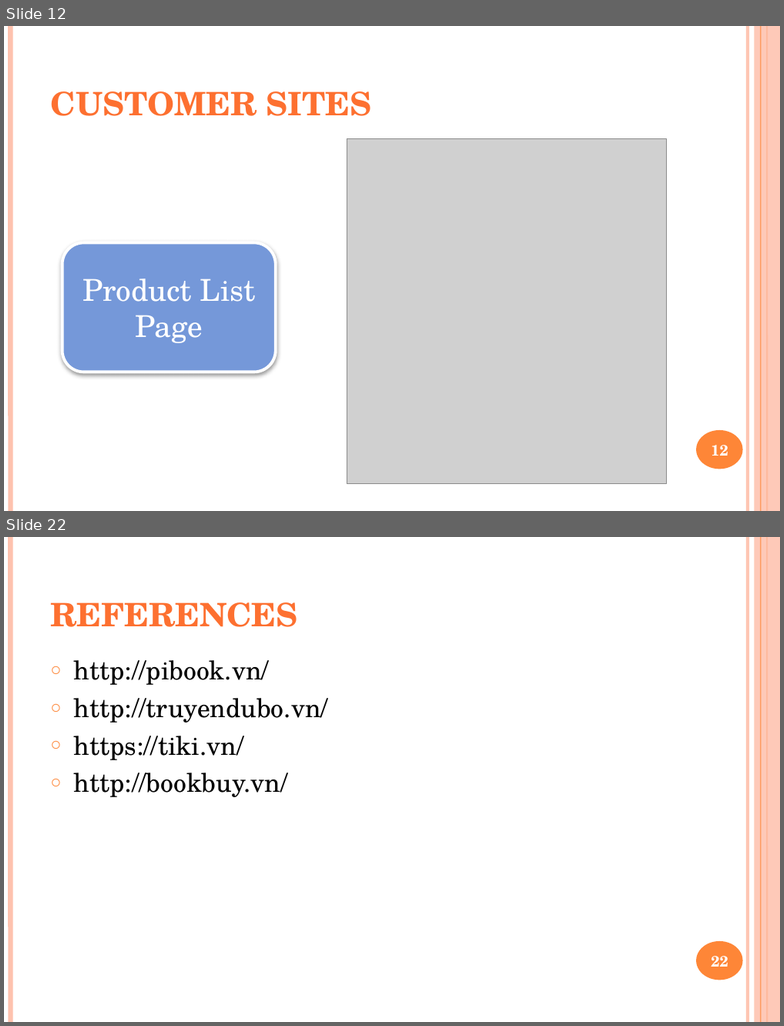
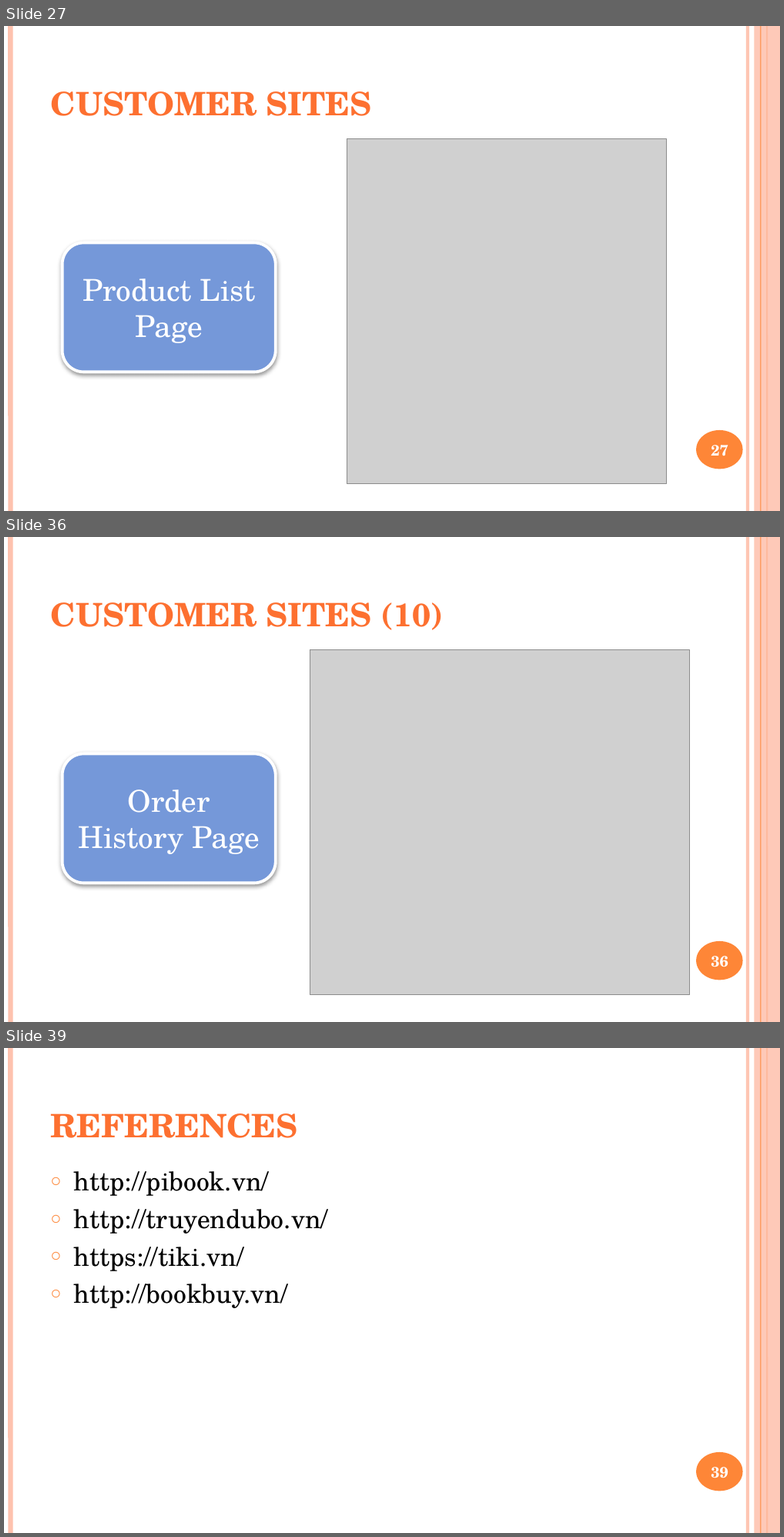
Before and after one commit to yutovsjohan/final_project, a slide deck: document_final/final_project.pptx. Shown one above the other, each under a label of ours: slides 12 and 22 before the commit, slides 27, 36 and 39 after it; the slides between them are not shown. The pictures are 784x1026 and 784x1537 pixels, drawn with LibreOffice and Linux fonts; fonts in the diff are those of the drawing; grey boxes stand for pictures. Boxes give left, top, right and bottom in pixels: in the first picture for what was removed or moved away, otherwise in the second. Text is boxed around its words. In the diff, an @@ line names an element or a change of style, - is before the commit and + after.

```diff
--- a/document_final/final_project.pptx
+++ b/document_final/final_project.pptx
@@ slide 36 added at box(4, 537, 780, 1022), background #FFFFFF; not listed: 6 template elements that a slide beside it also shows @@
@@ title added at box(50, 602, 444, 630), 30 pt, text gradient #FF8D61 to #FE7131 to #EB6A15 to #CB601A to #C75E1A, bold @@
+CUSTOMER SITES (10)
@@ picture added at box(310, 650, 690, 995) @@
@@ rounded rectangle added at box(63, 753, 276, 883), fill #7598D9, outline #FFFFFF 2.75 pt, 28 pt, text #FFFFFF @@
+Order History Page
@@ page number added at box(711, 956, 729, 967), 14 pt, text #FFFFFF, bold @@
+36
@@ what was slide 12 is now slide 27 @@
@@ page number at box(711, 445, 729, 456): text changed @@
-12
+27
@@ what was slide 22 is now slide 39 @@
@@ page number at box(711, 1467, 729, 1478): text changed @@
-22
+39
```
Also in this commit, not shown: 14 slides changed, 17 other slides added, 41 other files.
